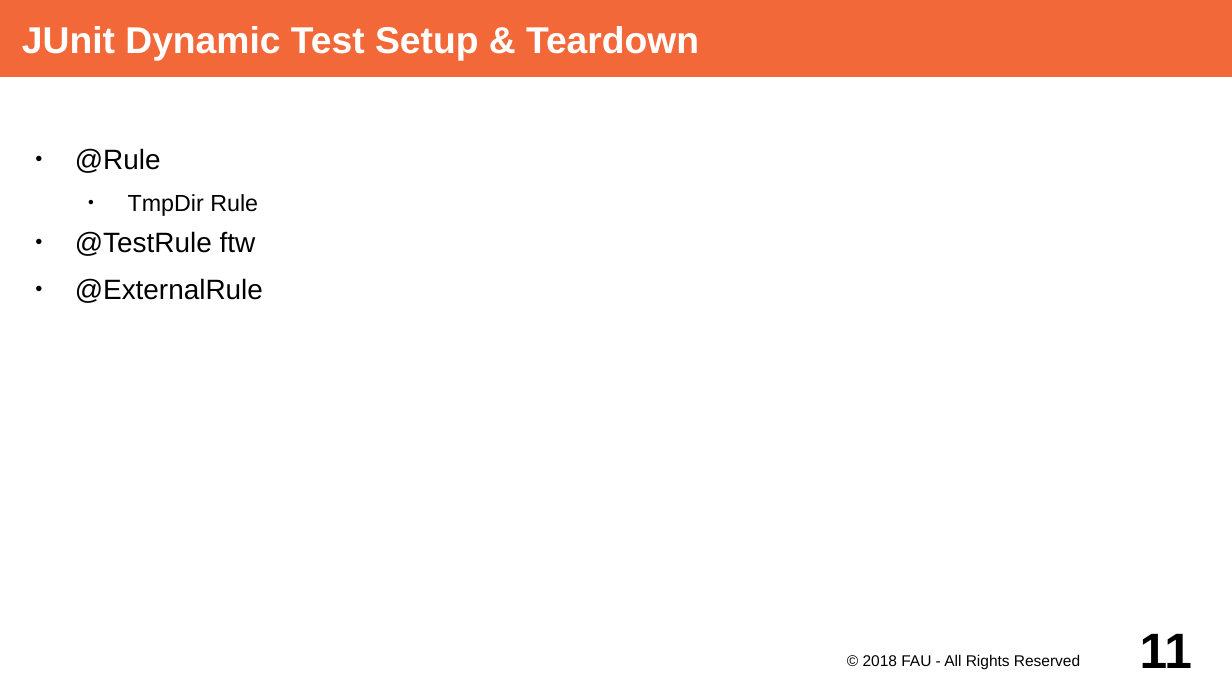
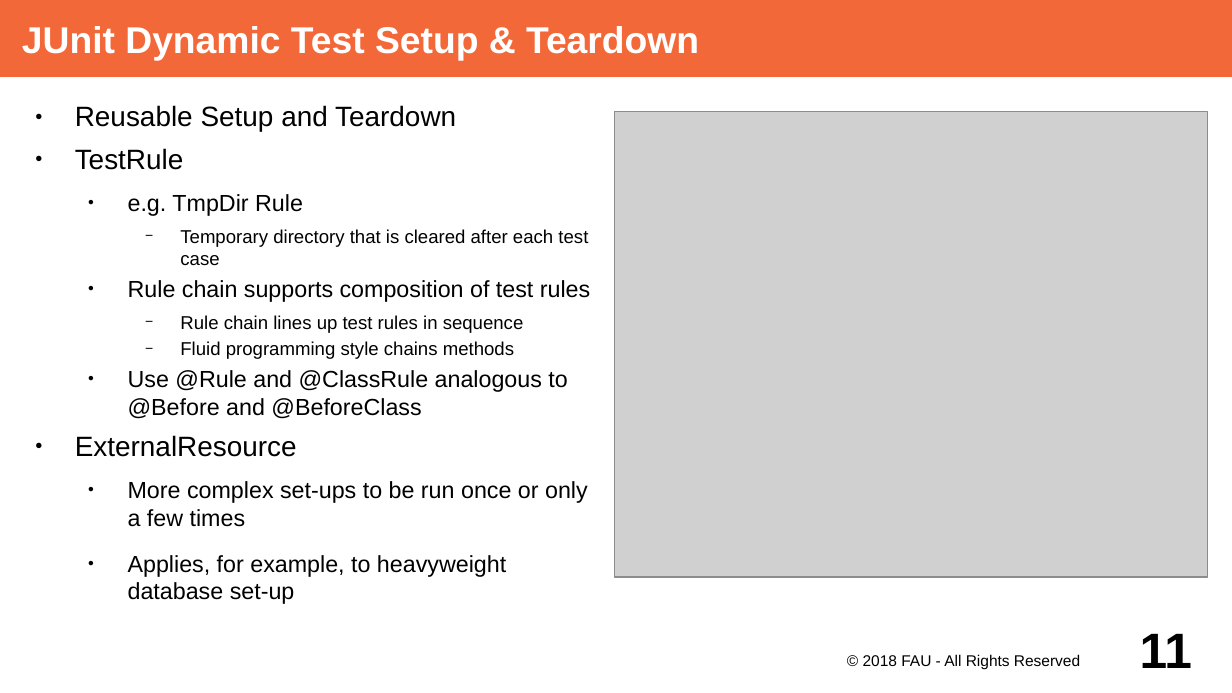
Before and after one commit to dirkriehle/adap-course, a slide deck: slide 11 of Lecture Slides/ADAP B02- Unit Testing with JUnit.odp. Drawn at 1232x693 pixels with LibreOffice and Linux fonts; fonts in the diff are those of the drawing; grey boxes stand for pictures. Boxes give left, top, right and bottom in pixels: in the first picture for what was removed or moved away, otherwise in the second. Text is boxed around its words. In the diff, an @@ line names an element or a change of style, - is before the commit and + after.

Commit message:
Add tmp dir example with @Rule

```diff
--- a/Lecture Slides/ADAP B02- Unit Testing with JUnit.odp
+++ b/Lecture Slides/ADAP B02- Unit Testing with JUnit.odp
@@ text at (x1=75, y1=105, x2=588, y2=604): text changed; size 18 to 15 pt @@
-● @Rule
-  ● TmpDir Rule
-● @TestRule ftw
-● @ExternalRule
+● Reusable Setup and Teardown
+● TestRule
+  ● e.g. TmpDir Rule
+    − Temporary directory that is cleared after each test case
+  ● Rule chain supports composition of test rules
+    − Rule chain lines up test rules in sequence
+    − Fluid programming style chains methods
+  ● Use @Rule and @ClassRule analogous to @Before and @BeforeClass
+● ExternalResource
+  ● More complex set-ups to be run once or only a few times
+  ● Applies, for example, to heavyweight database set-up
@@ picture added at (x1=615, y1=112, x2=1207, y2=577) @@
```
Also in this commit, not shown: 2 other slides changed, 1 other file.
